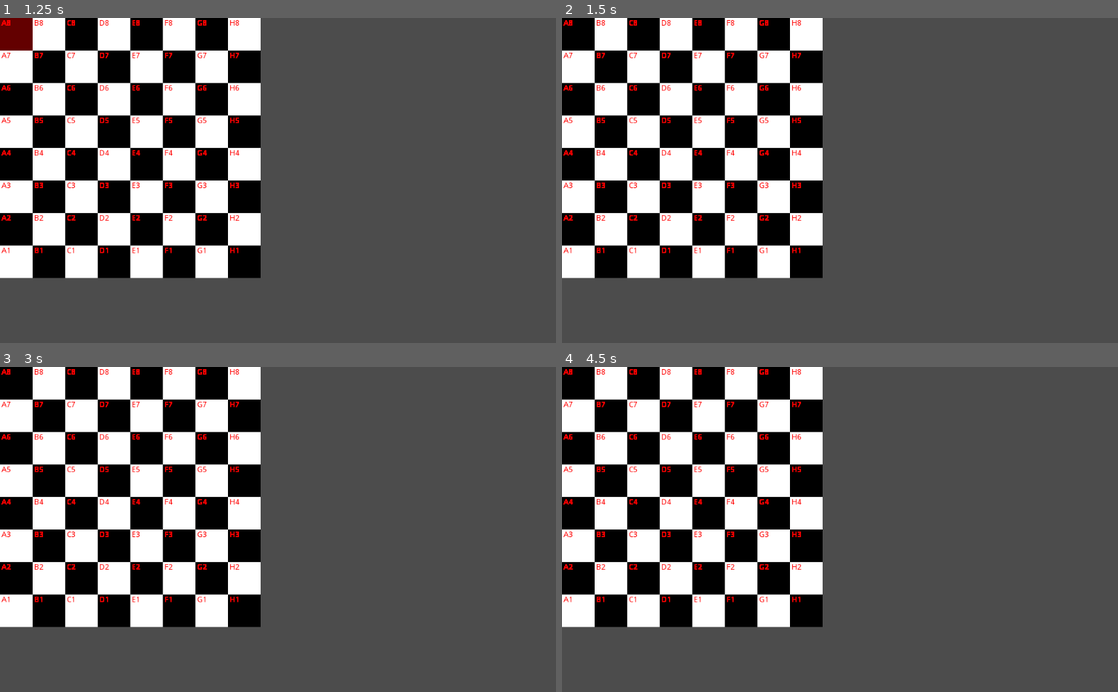
Above: before the commit, frames 1-4 (two rows, left to right).
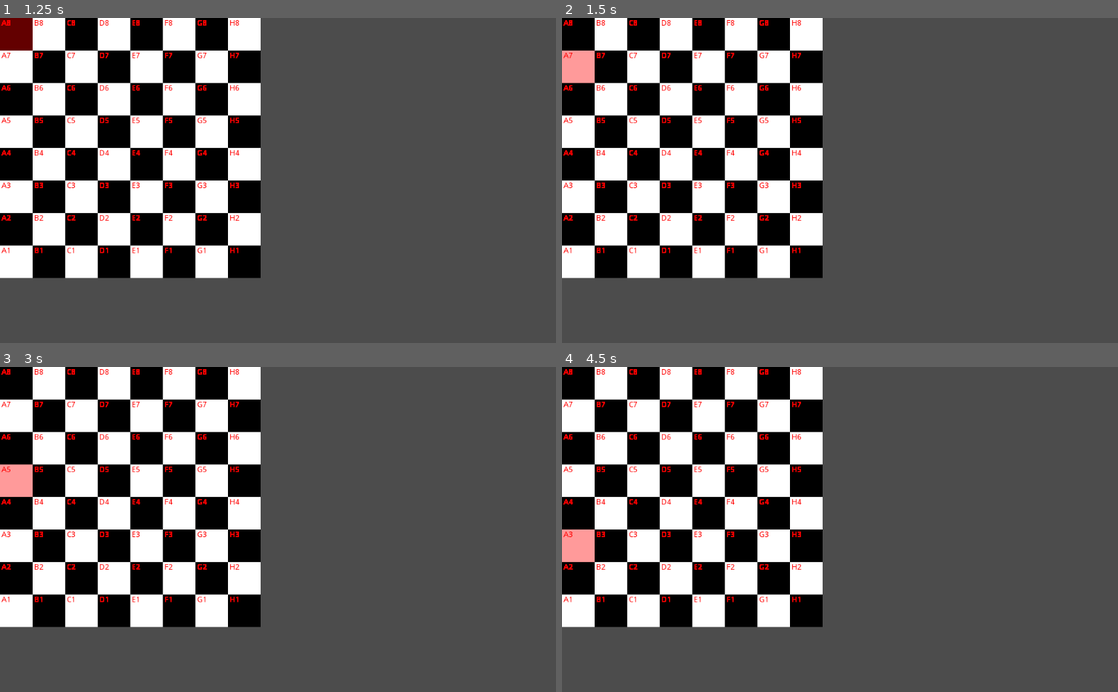
Above: after the commit, the same moments.

Repository: MattBunch/GodotChess2D
Game: Godot game, scene res://Game.tscn
Same seed, same stepped clock (60 frames per second), same inputs: the game is played once before the commit and once after it.
Inputs (mouse positions are in pixels of both pictures, inside the frame that each line leads up to):
- Up to frame 1 (1.25 s): tap Enter at 0.5 s; move the mouse to (16, 34) at 0.52 s; click (16, 34) at 0.67 s
- Up to frame 2 (1.5 s): tap Space at 1.25 s; move the mouse to (578, 66) at 1.27 s; click (578, 66) at 1.42 s
- Up to frame 3 (3 s): tap Enter at 2 s; move the mouse to (16, 448) at 2.02 s; click (16, 448) at 2.17 s; tap Space at 2.75 s; move the mouse to (16, 480) at 2.77 s; click (16, 480) at 2.92 s
- Up to frame 4 (4.5 s): tap Enter at 3.5 s; move the mouse to (578, 513) at 3.52 s; click (578, 513) at 3.67 s; tap Space at 4.25 s; move the mouse to (578, 545) at 4.27 s; click (578, 545) at 4.42 s

Frame 1 is identical in both runs. In frame 2, 0.6% of the frame differs, in the area x 0-6%, y 10-21%; in frame 3, 0.6%, in the area x 0-6%, y 29-40%; in frame 4, 0.6%.

Commit message:
Build out initialize chess piece starting places

Diff:
--- a/Board/BoardTile.gd
+++ b/Board/BoardTile.gd
@@ -48,7 +48,7 @@
 	$Area2D.add_child(selected_tile_sprite)
 
 
-func _on_Area2D_input_event(viewport, event, shape_idx):
+func _on_Area2D_input_event(_viewport, event, _shape_idx):
 	if (event is InputEventMouseButton && event.button_index == BUTTON_LEFT && event.pressed):
 		emit_signal("clicked_tile", position, get_tile_code())
 
--- a/Game.gd
+++ b/Game.gd
@@ -3,24 +3,20 @@
 
 const BOARD_SIZE = 480
 
-var board_tile_places = initialize_board()
-onready var tiles = get_tree().get_nodes_in_group("Tiles")
+# array to hold all tiles
+# can't use onready because board has to be initialized first
+var tiles
 
+# tile that user clicks on
 var saved_tile
 
 func _ready():
-	connect_tiles()
-	initialize_pieces()
-
-func connect_tiles():
-	for tile in tiles:
-		tile.connect("clicked_tile",self,"clicked_tile")
+	initialize_board()
+	tiles = get_tree().get_nodes_in_group("Tiles")
 
 func clicked_tile(pos, tile_code):
 	# TODO: change these tiles' commands into individual functions
 	# eg:
-		# select square
-		# deselect square
 		# process move
 
 	var tile = get_tile_at_code(tile_code)
@@ -28,9 +24,8 @@
 	if saved_tile == tile:
 		print("same tile: ", saved_tile.get_tile_code())
 		unselect_tile()
-		return
 
-	if saved_tile == null:
+	elif saved_tile == null:
 		select_tile(tile)
 		print("tile saved: ", saved_tile.get_tile_code())
 
@@ -38,9 +33,14 @@
 		print("tile: ",tile.get_tile_code())
 		print("saved_tile: ",saved_tile.get_tile_code())
 		# TODO: process moves between the two tiles here
-		# if tile is empty or tile contains piece of the same color, select new tile
-		# elif tile has enemy piece check if can move
+		# if tile is empty that the selected tile can't move to or tile contains piece of the same color,
+		# select the new targeted tile
 		unselect_tile()
+		select_tile(tile)
+		# elif target tile is place the piece can move to (empty or contains enemy), process move
+		# move_piece()
+		# TODO: function also needs to log move in movements
+		# log_move(tile, saved_tile)
 
 func select_tile(tile):
 	saved_tile = tile
@@ -50,7 +50,7 @@
 	saved_tile.set_selected(false)
 	saved_tile = null
 
-# TODO: possibly delete this func since I am now moving to code based selection of tiles
+# REFACTOR: possibly delete this func since I am now moving to code based selection of tiles
 func get_tile_at_pos(pos):
 	for tile in tiles:
 		if tile != null:
@@ -67,6 +67,8 @@
 
 	return null
 
+# REFACTOR: tiles is already an array of all tiles on page when they get created,
+# so this function doesn't need to return anything
 func initialize_board():
 	var A = 65
 	var startNum = 8
@@ -81,18 +83,68 @@
 			var new_tile = load("res://Board/BoardTile.tscn").instance()
 			var tileCode = char(charCounter) + str(numCounter)
 			new_tile.init(tileCode, white)
+			initialize_piece(char(charCounter), numCounter, new_tile)
 			add_child(new_tile)
 			new_tile.set_tile_position(Vector2(x, y))
-			output.append([x, y])
+			new_tile.connect("clicked_tile",self,"clicked_tile")
+			output.append(new_tile)
 			numCounter -= 1
 			white = !white
 		charCounter += 1
 	return output
 
-func initialize_pieces():
-	for x in tiles:
-		print(x.get_tile_code())
-		# TODO: initialize pieces based on code tile starting positions
+# TODO: initialize piece
+func initialize_piece(col, row, tile):
+
+#	TODO: initialize tile on this piece eg. tile.place_piece()
+	match row:
+		# White back row pieces
+		1:
+			match col:
+				"A":
+					print("rook")
+				"B":
+					print("knight")
+				"C":
+					print("bishop")
+				"D":
+					print("king")
+				"E":
+					print("queen")
+				"F":
+					print("bishop")
+				"G":
+					print("knight")
+				"H":
+					print("rook")
+
+		# White pawns
+		2:
+			print("white pawn: ", row, col)
+
+		# Black pawns
+		7:
+			print("black pawn: ", row, col)
+
+		# Black back row pieces
+		8:
+			match col:
+				"A":
+					print("rook")
+				"B":
+					print("knight")
+				"C":
+					print("bishop")
+				"D":
+					print("king")
+				"E":
+					print("queen")
+				"F":
+					print("bishop")
+				"G":
+					print("knight")
+				"H":
+					print("rook")
 
 func show_available_moves():
 	pass
Binary file added: Assets/Move_Indicator_30px.png
Not shown, added: Assets/Move_Indicator_30px.png.import
